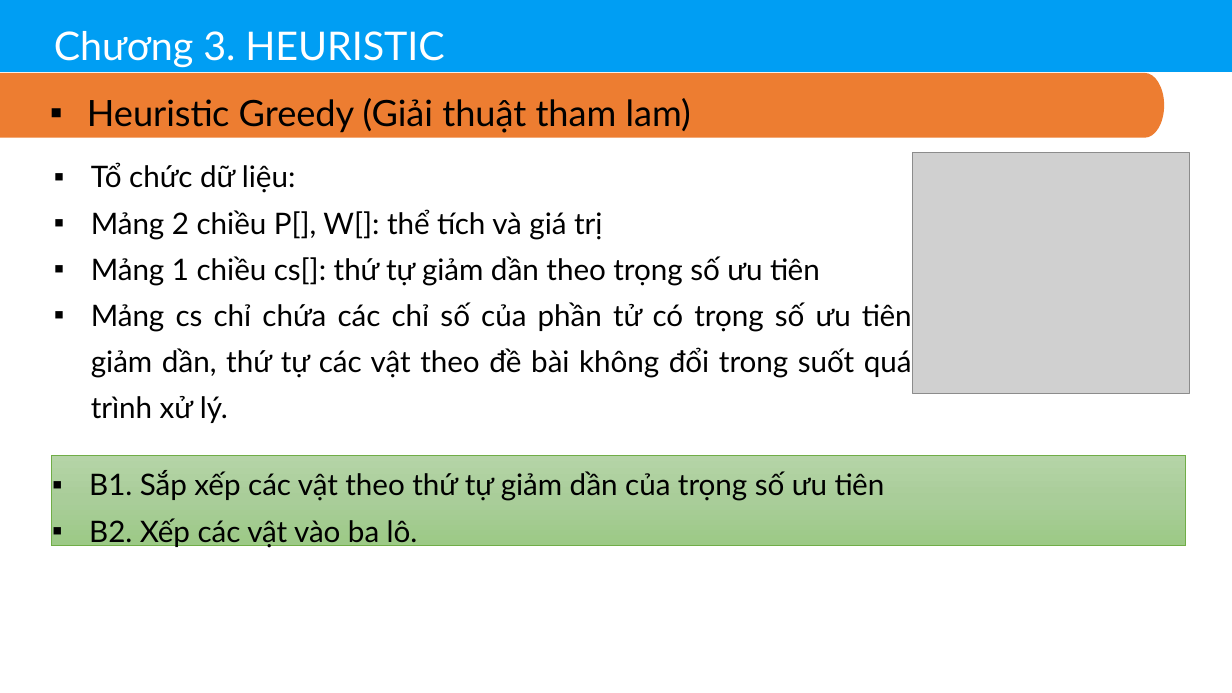
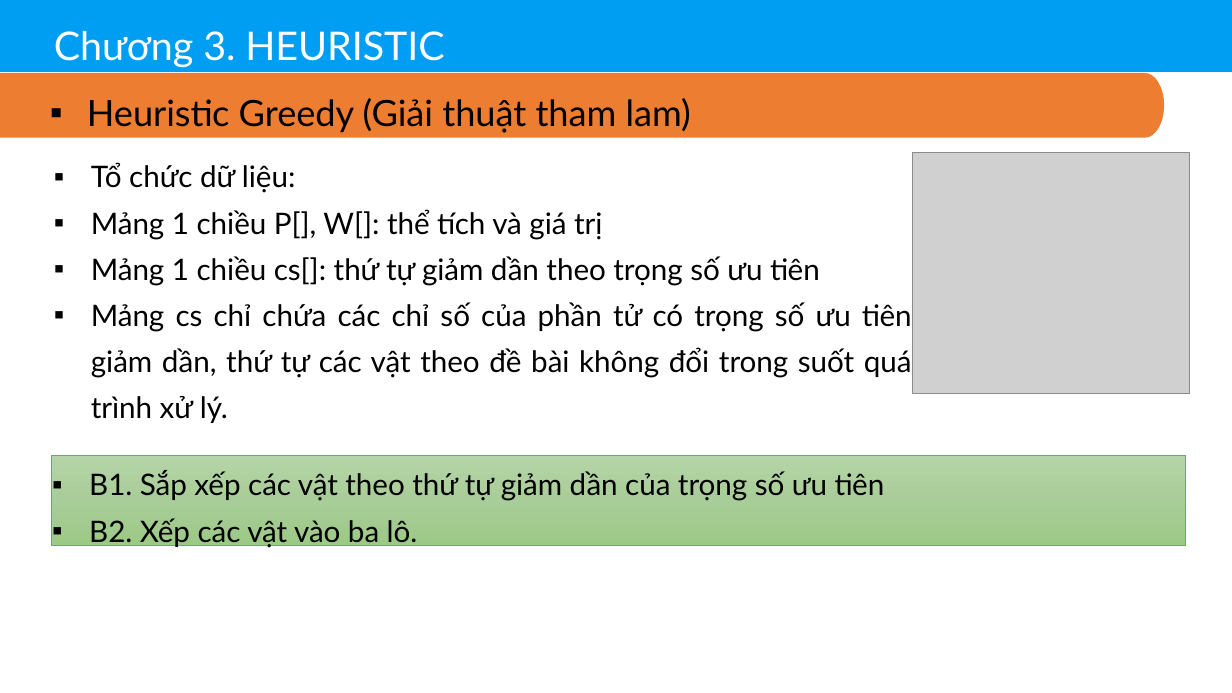
Before and after one commit to thinhdoanvu/AI, a slide deck: slide 10 of Slides/Chuong3_Heutistic.pptx. Drawn at 1232x693 pixels with LibreOffice and Linux fonts; fonts in the diff are those of the drawing; grey boxes stand for pictures. Boxes give left, top, right and bottom in pixels: in the first picture for what was removed or moved away, otherwise in the second. Text is boxed around its words. In the diff, an @@ line names an element or a change of style, - is before the commit and + after.

```diff
--- a/Slides/Chuong3_Heutistic.pptx
+++ b/Slides/Chuong3_Heutistic.pptx
@@ text at (91, 209, 602, 240): text changed @@
-▪ Mảng 2 chiều P[], W[]: thể tích và giá trị
+▪ Mảng 1 chiều P[], W[]: thể tích và giá trị
```
Also in this commit, not shown: 6 other slides changed.
